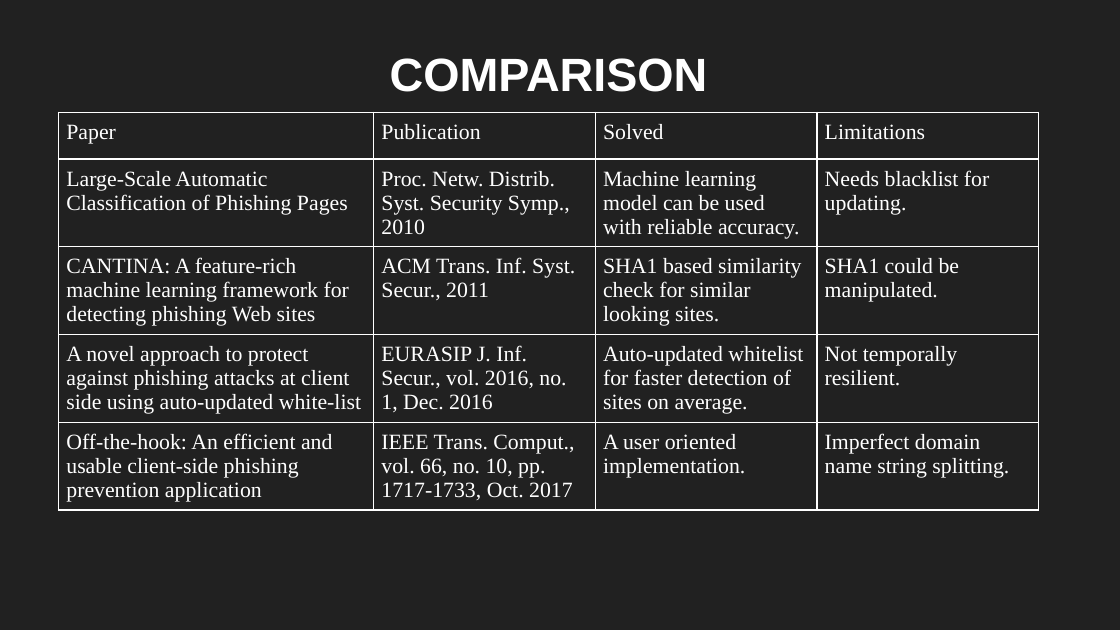
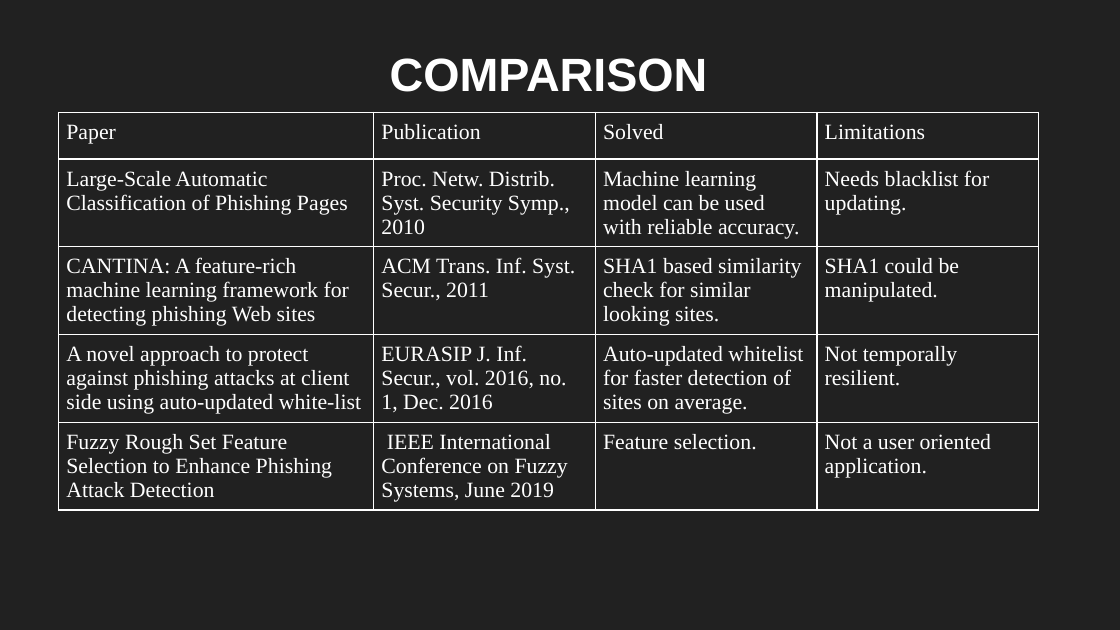
Before and after one commit to sbenstewart/cantina-plus, a slide deck: slide 10 of mail these/first/FYP First.pptx (slide 9 before the commit). Drawn at 1120x630 pixels with LibreOffice and Linux fonts; fonts in the diff are those of the drawing. Boxes give left, top, right and bottom in pixels: in the first picture for what was removed or moved away, otherwise in the second. Text is boxed around its words. In the diff, an @@ line names an element or a change of style, - is before the commit and + after.

Commit message:
presentation

```diff
--- a/mail these/first/FYP First.pptx
+++ b/mail these/first/FYP First.pptx
@@ table at bbox=[58, 112, 1038, 506] @@
-row 5: Off-the-hook: An efficient and usable client-side phishing prevention application | IEEE Trans. Comput., vol. 66, no. 10, pp. 1717-1733, Oct. 2017 | A user oriented implementation. | Imperfect domain name string splitting.
+row 5: Fuzzy Rough Set Feature Selection to Enhance Phishing Attack Detection | IEEE International Conference on Fuzzy Systems, June 2019 | Feature selection. | Not a user oriented application.
```
Also in this commit, not shown: 1 other slide changed, 1 slide added, 3 other files.
